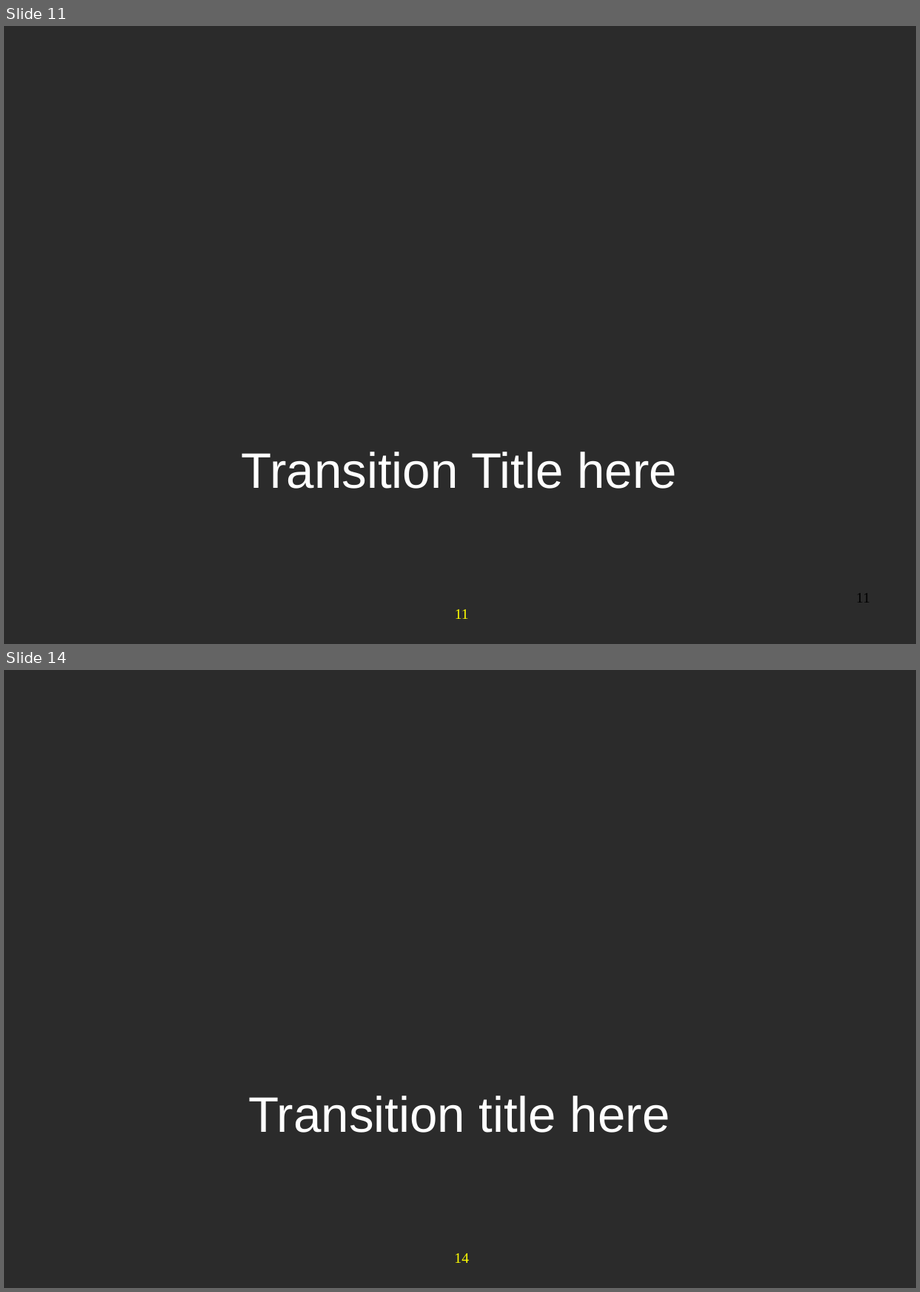
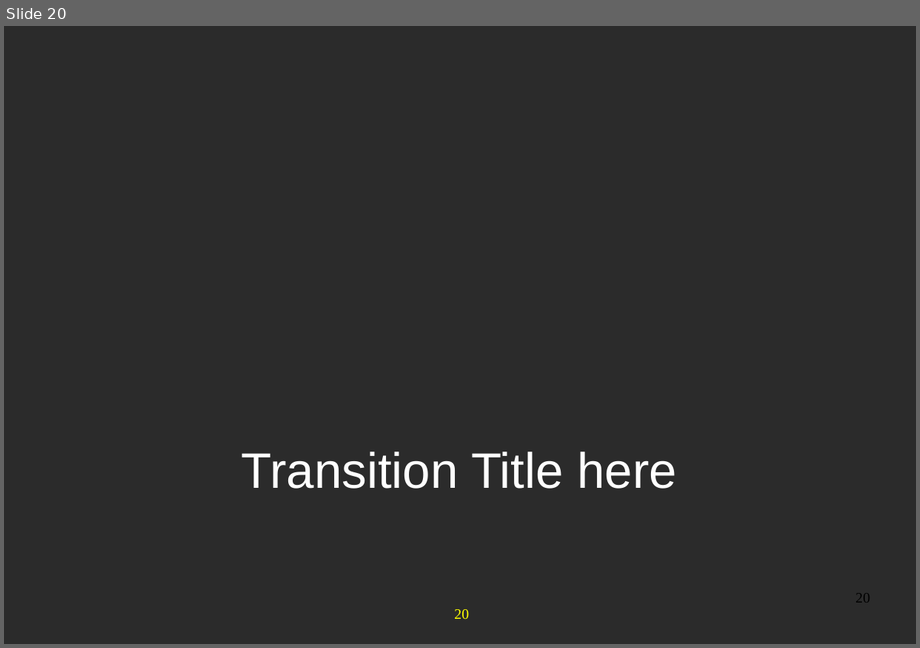
Before and after one commit to anhvurz90/training, a slide deck: slides/exo-developer/en/370-Chromattic-XDev-en.pptx. Shown one above the other, each under a label of ours: slides 11 and 14 before the commit, slide 20 after it; the slides between them are not shown. The pictures are 920x1292 and 920x648 pixels, drawn with LibreOffice and Linux fonts; fonts in the diff are those of the drawing; background and template pictures are left out; a plain dark background stands for a picture behind light text. Boxes give left, top, right and bottom in pixels: in the first picture for what was removed or moved away, otherwise in the second. Text is boxed around its words. In the diff, an @@ line names an element or a change of style, - is before the commit and + after.

```diff
--- a/slides/exo-developer/en/370-Chromattic-XDev-en.pptx
+++ b/slides/exo-developer/en/370-Chromattic-XDev-en.pptx
@@ slide 14 removed at bbox=[4, 670, 916, 1288], background picture (left out); not listed: 1 template element that a slide beside it also shows @@
@@ text removed at bbox=[248, 1096, 670, 1132] @@
-Transition title here
@@ what was slide 11 is now slide 20 @@
@@ page number at bbox=[855, 594, 870, 602]: text changed @@
-11
+20
@@ page number at bbox=[454, 609, 469, 619]: text changed @@
-11
+20
```
Also in this commit, not shown: 5 slides changed, 11 slides added, 5 other slides removed.
